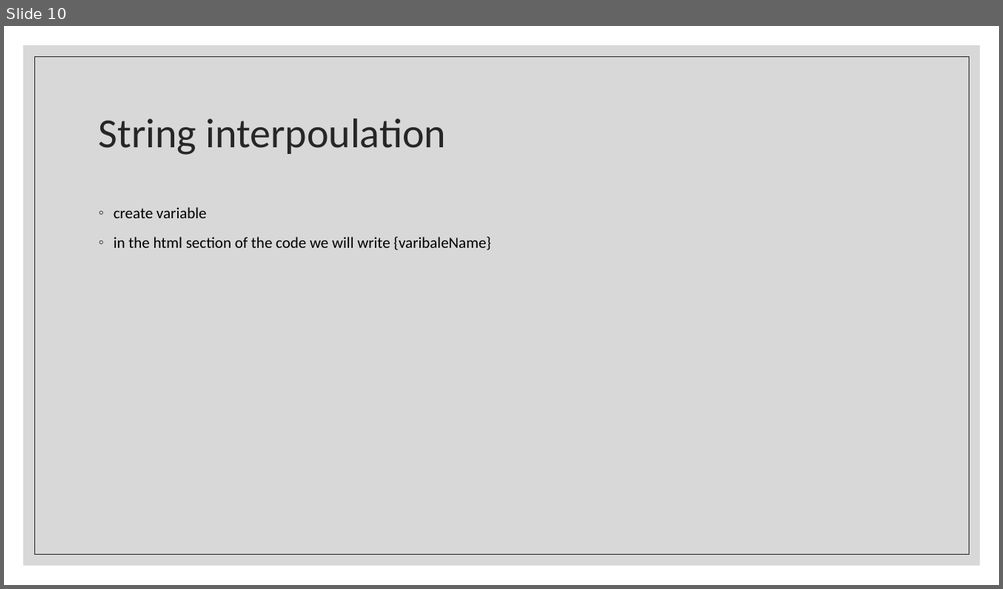
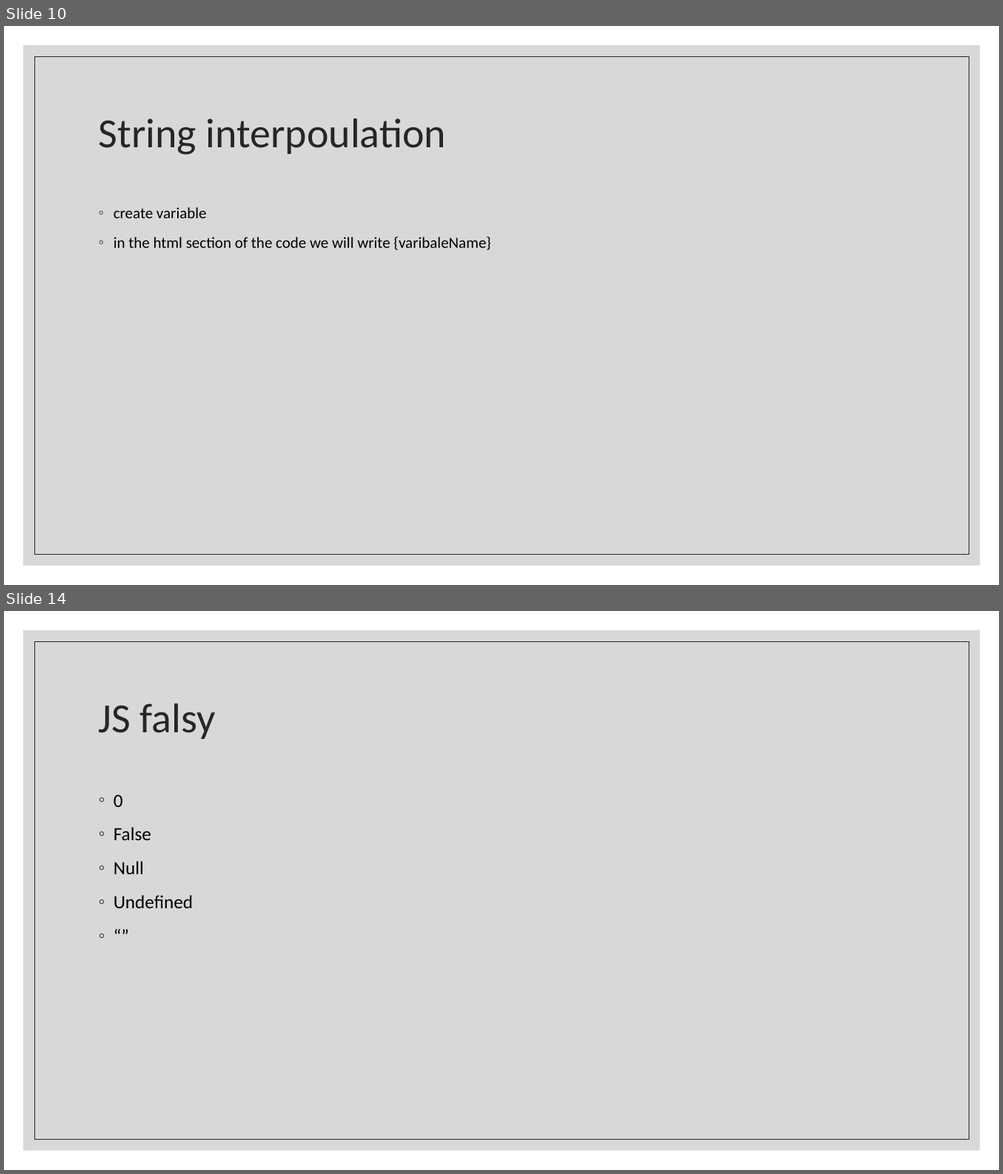
Before and after one commit to Rlss91/ht_W011121MR_morning_first-project, a slide deck: docs/React.pptx. Shown one above the other, each under a label of ours: slide 10 before the commit, slides 10 and 14 after it; the slides between them are not shown. The pictures are 1003x589 and 1003x1174 pixels, drawn with LibreOffice and Linux fonts; fonts in the diff are those of the drawing. Boxes give left, top, right and bottom in pixels: in the first picture for what was removed or moved away, otherwise in the second. Text is boxed around its words. In the diff, an @@ line names an element or a change of style, - is before the commit and + after.

```diff
--- a/docs/React.pptx
+++ b/docs/React.pptx
@@ slide 14 added at [4,611,999,1170], background #FFFFFF; not listed: 2 template elements that a slide beside it also shows @@
@@ title added at [99,703,216,739], 40 pt, text #262626 @@
+JS falsy
@@ text added at [114,795,193,908], 18 pt, text #000000 @@
+◦ 0
+◦ False
+◦ Null
+◦ Undefined
+◦ “”
```
Also in this commit, not shown: 5 other slides added, 2 other files.
